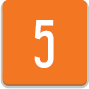
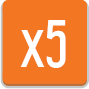
Comparing the layer stacks of the two 89×89 images. Changes:
renamed "5" to "x5", painted on it over (20, 20, 66, 68)
